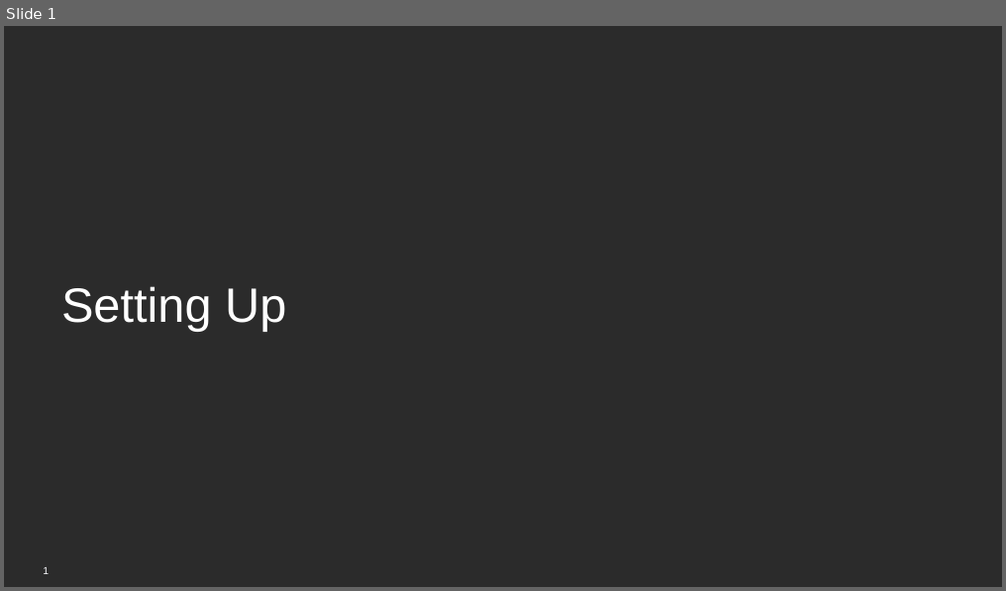
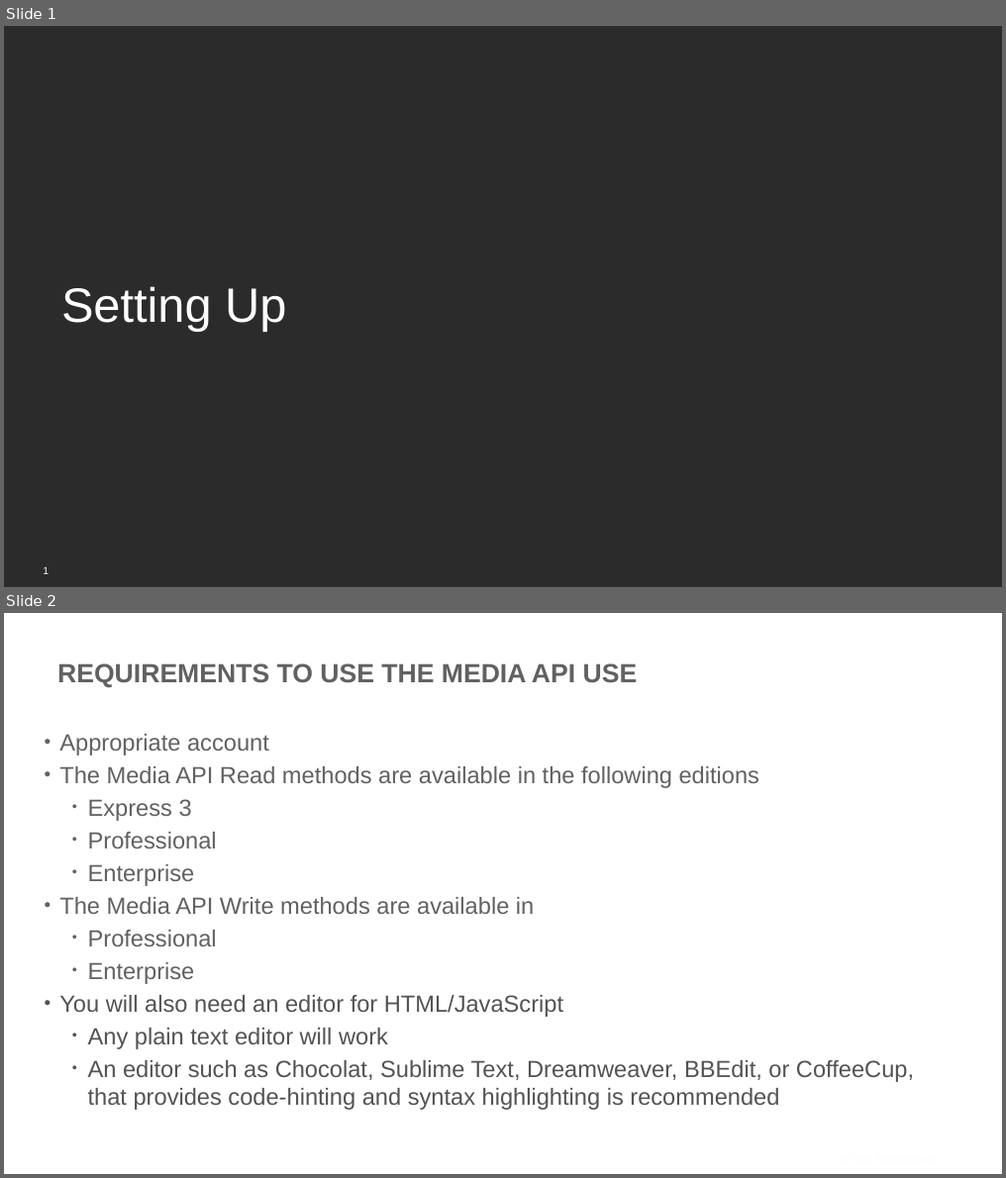
Before and after one commit to BrightcoveLearning/VideoCloudMediaAPI, a slide deck: VideoSessionsMaterials/setting-up.pptx. Shown one above the other, each under a label of ours: slide 1 before the commit, slides 1 and 2 after it. The pictures are 1006x591 and 1006x1178 pixels, drawn with LibreOffice and Linux fonts; fonts in the diff are those of the drawing; background and template pictures are left out; a plain dark background stands for a picture behind light text. Boxes give left, top, right and bottom in pixels: in the first picture for what was removed or moved away, otherwise in the second. Text is boxed around its words. In the diff, an @@ line names an element or a change of style, - is before the commit and + after.

```diff
--- a/VideoSessionsMaterials/setting-up.pptx
+++ b/VideoSessionsMaterials/setting-up.pptx
@@ slide 2 added at [4, 613, 1002, 1174], background picture (left out) @@
@@ title added at [57, 663, 638, 687], 36 pt, text #606163, bold @@
+REQUIREMENTS TO USE THE MEDIA API USE
@@ text added at [59, 734, 914, 1110], 32 pt, text #535353 @@
+• Appropriate account
+• The Media API Read methods are available in the following editions
+  • Express 3
+  • Professional
+  • Enterprise
+• The Media API Write methods are available in
+  • Professional
+  • Enterprise
+• You will also need an editor for HTML/JavaScript
+  • Any plain text editor will work
+  • An editor such as Chocolat, Sublime Text, Dreamweaver, BBEdit, or CoffeeCup, that provides code-hinting and syntax highlighting is recommended
@@ text added at [835, 1152, 949, 1169], 14 pt, text #FBFCFF @@
+© 2013 Brightcove Inc.
```
Also in this commit, not shown: 1 other slide added, 1 slide removed, 16 other files.
